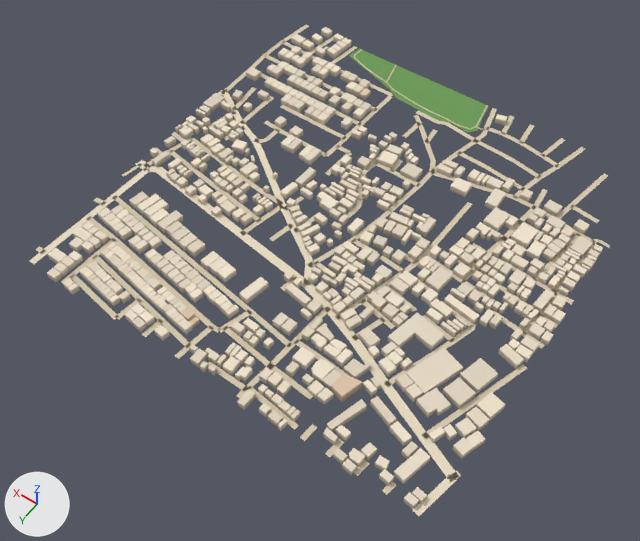
A saved change to the glTF model public/assets/bengaluru-region-v1/tiles/t10_-17-l0.glb.
One viewpoint serves both versions: a camera (50 mm lens) standing at (4900.0, -7700.0, 739.0) and looking at (5250.0, -8190.0, -31.0). The axes (+X, +Y, +Z) are drawn at lower left. The lights are the same throughout. The older version comes first. Vertices at exactly the same position are counted once.

Names of what the first picture shows: 'building', 'ground'.
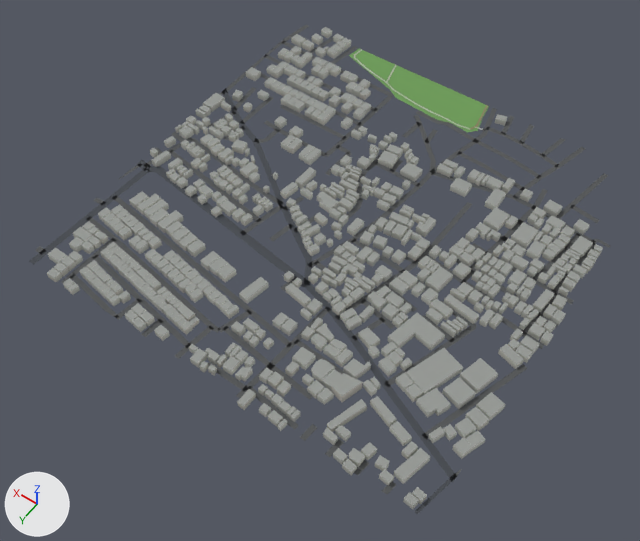
Where the change shows, as pixel boxes (x1, y1, x2, y2) in the pictures (640 x 541 px; the box of a moved part takes in the faces that stretch with it):
```json
{"object": "ground", "change": "reshaped", "before": [30, 25, 610, 516], "after": [30, 25, 611, 514]}
{"part": 1, "of": "me_building", "change": "recoloured", "before": [47, 27, 603, 510], "after": [47, 27, 603, 510], "on screen": "darker"}
{"part": 2, "of": "me_ground", "change": "moved or reshaped", "before": [381, 385, 427, 440], "after": [421, 436, 456, 479]}
{"part": 3, "of": "me_ground", "change": "rebuilt", "before": [349, 338, 388, 387], "after": [351, 337, 387, 386], "on screen": "7% narrower"}
{"part": 4, "of": "me_ground", "change": "rebuilt", "before": [413, 475, 456, 516], "after": [414, 476, 454, 514], "on screen": "7% narrower, 7% shorter"}
{"part": 5, "of": "me_ground", "change": "rebuilt", "before": [325, 306, 339, 320], "after": [327, 306, 340, 320]}
{"part": 6, "of": "me_ground", "change": "rebuilt", "before": [304, 283, 331, 309], "after": [305, 284, 331, 309]}
{"part": 7, "of": "me_ground", "change": "rebuilt", "before": [333, 318, 357, 341], "after": [334, 318, 356, 340], "on screen": "8% narrower"}
{"part": 8, "of": "me_ground", "change": "rebuilt", "before": [451, 471, 461, 480], "after": [453, 469, 462, 478]}
{"part": 9, "of": "me_ground", "change": "moved or reshaped", "before": [122, 25, 610, 480], "after": [118, 25, 611, 439]}
{"part": 10, "of": "me_ground", "change": "moved or reshaped", "before": [36, 246, 132, 320], "after": [36, 246, 119, 320]}
{"part": 11, "of": "me_ground", "change": "recoloured", "before": [30, 25, 608, 475], "after": [30, 25, 608, 475]}
```

Edits to the scene script, one JSON object a line:
```json
{"block": "me_building", "where": "# used by ob_building; location = (5000.0, -8500.0, 0.0)"}
{"op": "remove", "block": "me_building", "code": "me_building.from_pydata(...)  # 5296 vertices, 6651 faces; spans x -4.0..500.0, y -4.0..507.0, z 0.0..12.0"}
{"op": "add", "block": "me_building", "code": "me_building.from_pydata(...)  # 5296 vertices, 8002 faces; spans x -4.0..500.0, y -4.0..507.0, z 0.0..12.0"}
{"block": "me_building", "change": "me_building part 1: 6651 kept faces spanning x -4.0..500.0, y -4.0..507.0, z 0.0..12.0 get new vertex colours"}
{"block": "me_ground", "where": "# used by ob_ground; location = (5000.0, -8500.0, 0.0)"}
{"op": "remove", "block": "me_ground", "code": "me_ground.from_pydata(...)  # 1009 vertices, 785 faces; spans x -3.0..503.0, y -1.0..503.0, z 1.0"}
{"op": "add", "block": "me_ground", "code": "me_ground.from_pydata(...)  # 1027 vertices, 803 faces; spans x 0.0..500.0, y 0.0..500.0, z 1.0"}
{"block": "me_ground", "change": "me_ground part 2: the loose piece of 6 vertices spanning x 42.0..105.0, y 403.0..438.0, z 1.0 is scaled about its middle by (0.718, 0.709, 1), then moved by (-50.0, 22.0, 0.0)"}
{"block": "me_ground", "change": "me_ground part 3: the loose piece of 6 vertices spanning x 101.0..160.0, y 377.0..412.0, z 1.0 is rebuilt with 6 vertices and now spans x 101.0..159.0, y 378.0..411.0, z 1.0"}
{"block": "me_ground", "change": "me_ground part 4: the loose piece of 6 vertices spanning x -2.0..16.0, y 451.0..501.0, z 1.0 is rebuilt with 6 vertices and now spans x 0.0..14.0, y 452.0..500.0, z 1.0"}
{"block": "me_ground", "change": "me_ground part 5: the loose piece of 4 vertices spanning x 183.0..202.0, y 360.0..375.0, z 1.0 is rebuilt with 4 vertices and now spans x 184.0..201.0, y 361.0..374.0, z 1.0"}
{"block": "me_ground", "change": "me_ground part 6: the loose piece of 4 vertices spanning x 198.0..236.0, y 349.0..369.0, z 1.0 is rebuilt with 4 vertices and now spans x 199.0..236.0, y 351.0..368.0, z 1.0"}
{"block": "me_ground", "change": "me_ground part 7: the loose piece of 4 vertices spanning x 156.0..187.0, y 366.0..386.0, z 1.0 is rebuilt with 4 vertices and now spans x 157.0..187.0, y 367.0..385.0, z 1.0"}
{"block": "me_ground", "change": "me_ground part 8: the loose piece of 4 vertices spanning x -3.0..5.0, y 444.0..453.0, z 1.0 is rebuilt with 4 vertices and now spans x 0.0..4.0, y 439.0..453.0, z 1.0"}
{"block": "me_ground", "change": "me_ground part 9: 24 vertices moved from x 1.0..503.0, y 20.0..350.0, z 1.0 to x 1.0..500.0, y 13.0..360.0, z 1.0; 24 vertices removed from x -1.0..503.0, y -1.0..456.0, z 1.0; 41 vertices added at x 0.0..500.0, y 0.0..437.0, z 1.0"}
{"block": "me_ground", "change": "me_ground part 10: 4 vertices removed from x 364.0..500.0, y 480.0..503.0, z 1.0; 5 vertices added at x 366.0..500.0, y 479.0..500.0, z 1.0"}
{"block": "me_ground", "change": "me_ground part 11: 656 kept faces spanning x 0.0..500.0, y 0.0..500.0, z 1.0 get new vertex colours; the middle colour goes from beige #d7c9ae to dark grey #535556"}
{"block": "me_ground", "change": "other edits to the shape of me_ground do not show in these pictures"}
```
